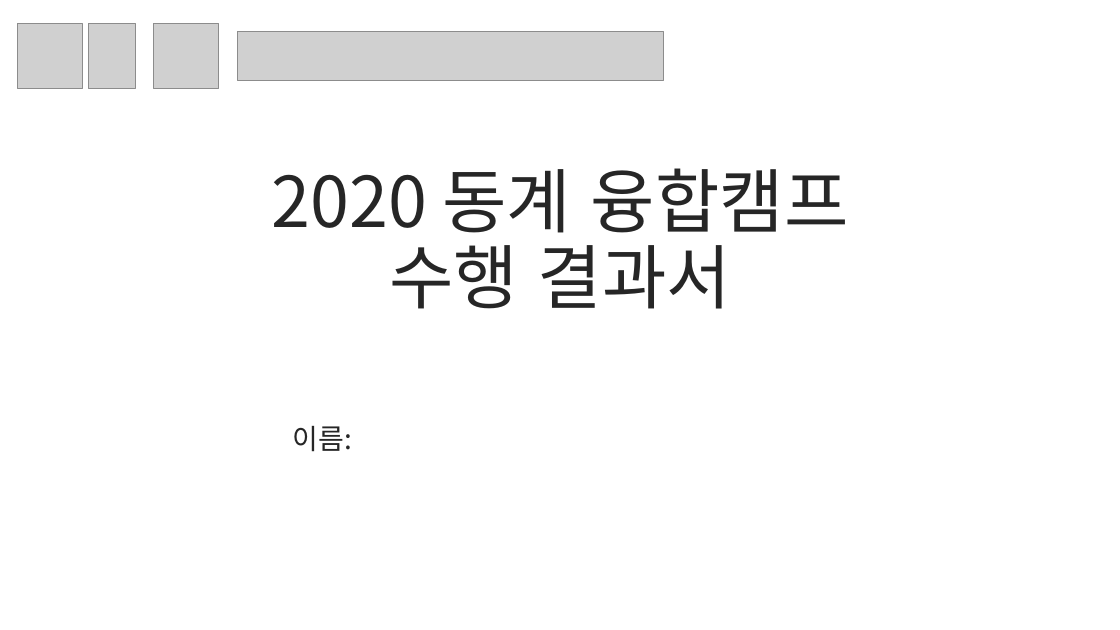
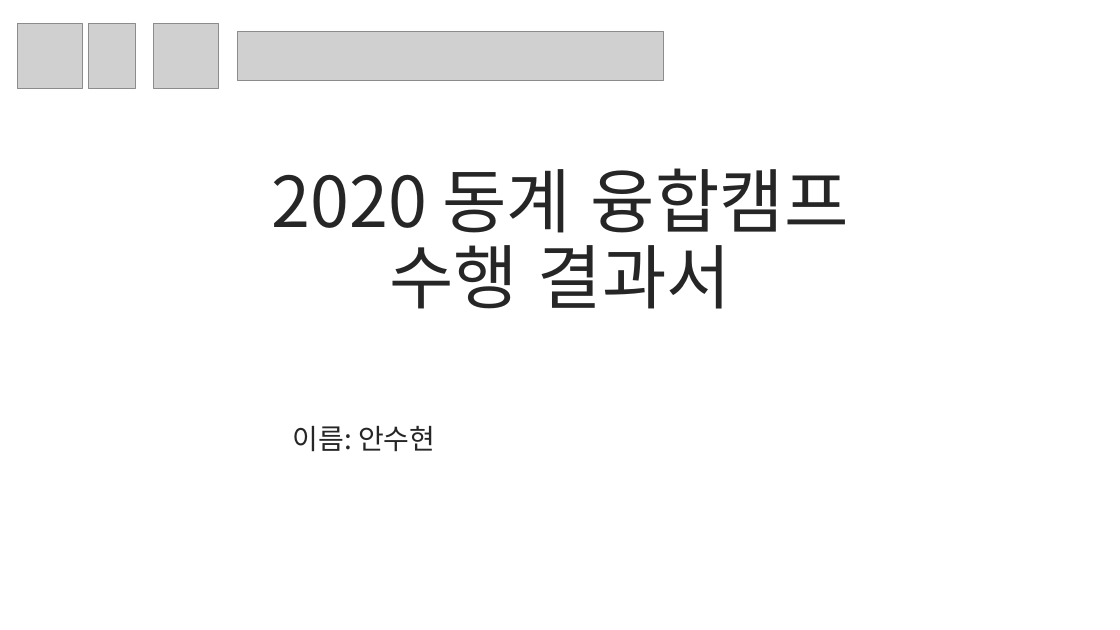
Before and after one commit to an-suhyun/template, a slide deck: slide 1 of Report.pptx. Drawn at 1120x630 pixels with LibreOffice and Linux fonts; fonts in the diff are those of the drawing; grey boxes stand for pictures. Boxes give left, top, right and bottom in pixels: in the first picture for what was removed or moved away, otherwise in the second. Text is boxed around its words. In the diff, an @@ line names an element or a change of style, - is before the commit and + after.

```diff
--- a/Report.pptx
+++ b/Report.pptx
@@ subtitle at box(293, 426, 435, 452): text changed @@
-이름:
+이름: 안수현
```
Also in this commit, not shown: 1 other slide changed.
